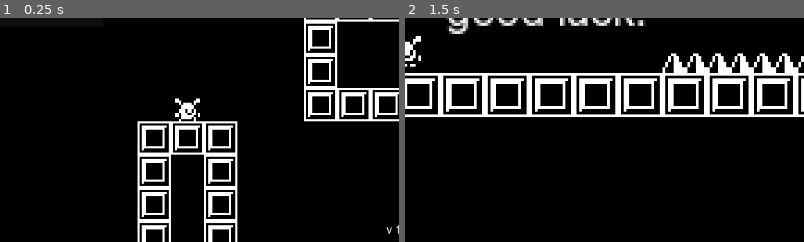
Above: before the commit, frames 1-2 (left to right).
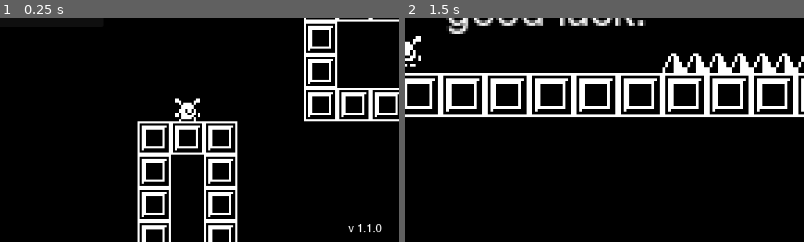
Above: after the commit, the same moments.

Repository: thomasapope/plat-form
Game: Godot game, scene res://scenes/menu/Main.tscn
Same seed, same stepped clock (60 frames per second), same inputs: the game is played once before the commit and once after it.
Inputs:
- Up to frame 1 (0.25 s): no input
- Up to frame 2 (1.5 s): click "PLAY" at 0.5 s; click "Level 1" at 1.25 s
The pictures show only the part of the screen within x 50-100%, y 50-100%; the shares and areas given below are measured in that part.

The runs differ from the first frame. In frame 1, 0.2% of the frame differs, in the area x 87-100%, y 91-97%; in frame 2, nothing differs.
Error in both runs: Invalid type in function 'save' in base 'ResourceSaver'. Cannot convert argument 1 from String to Object. (res://scenes/menu/Authenticate.gd:44)

Commit message:
Update some preferences

Diff:
--- a/scenes/menu/Main.tscn
+++ b/scenes/menu/Main.tscn
@@ -26,12 +26,12 @@
 
 [node name="Version" type="Label" parent="Label" unique_id=85201576]
 layout_mode = 0
-offset_left = 838.0
-offset_top = 556.0
-offset_right = 950.0
-offset_bottom = 596.0
+offset_left = 783.0
+offset_top = 554.0
+offset_right = 895.0
+offset_bottom = 594.0
 theme = ExtResource("5")
-text = "v 1.0.2.2"
+text = "v 1.1.0"
 
 [node name="VBoxContainer" type="VBoxContainer" parent="." unique_id=1481836922]
 layout_mode = 0
Not shown, changed: export_presets.cfg
